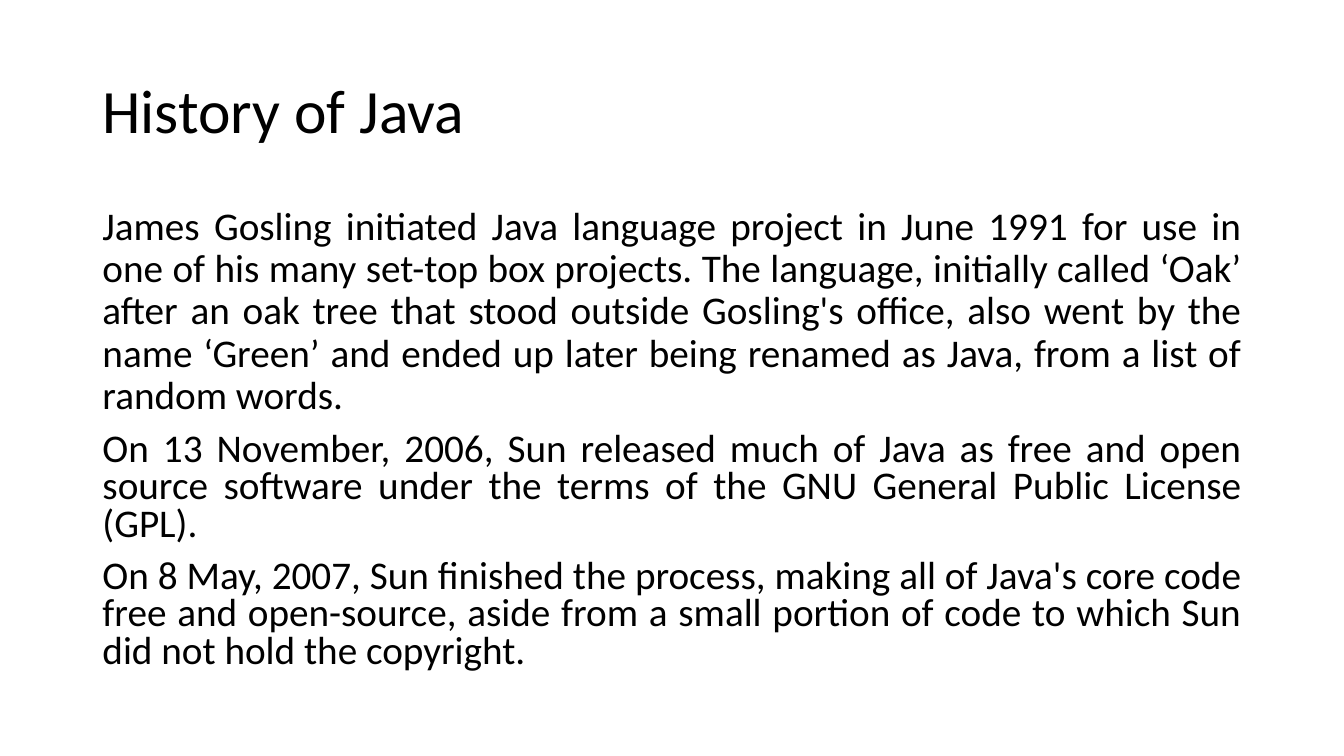
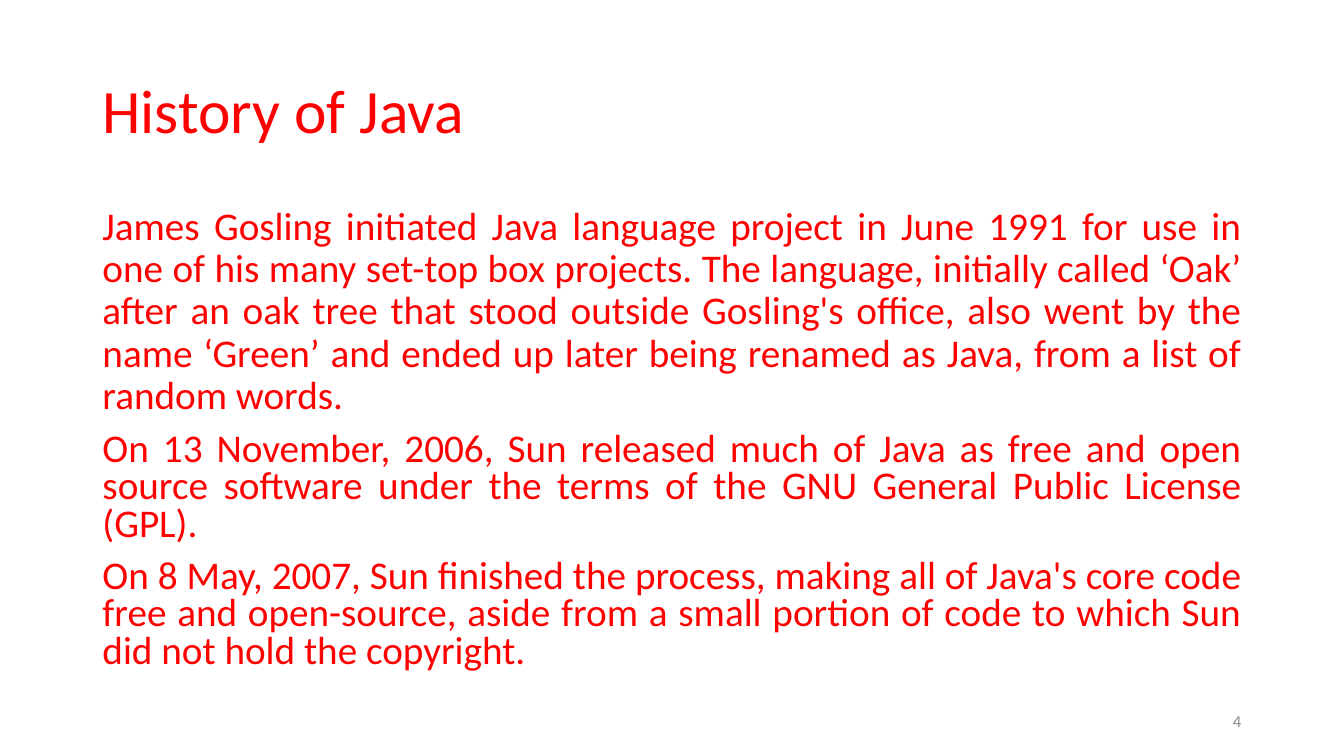
Before and after one commit to karzanosman/java, a slide deck: slide 4 of 01-Programming Fundamentals.pptx. Drawn at 1344x756 pixels with LibreOffice and Linux fonts; fonts in the diff are those of the drawing. Boxes give left, top, right and bottom in pixels: in the first picture for what was removed or moved away, otherwise in the second. Text is boxed around its words. In the diff, an @@ line names an element or a change of style, - is before the commit and + after.

```diff
--- a/01-Programming Fundamentals.pptx
+++ b/01-Programming Fundamentals.pptx
@@ title "History of Java" at [102,90,464,143]: text colour #000000 to #FF0000 @@
@@ text "James Gosling initiated Java language ..." at [102,212,1242,671]: text colour #000000 to #FF0000 @@
@@ page number added at [1233,716,1241,727], 12 pt, text #8C8C8C @@
+4
```
Also in this commit, not shown: 32 other slides changed, 1 slide removed, 2 other files.
